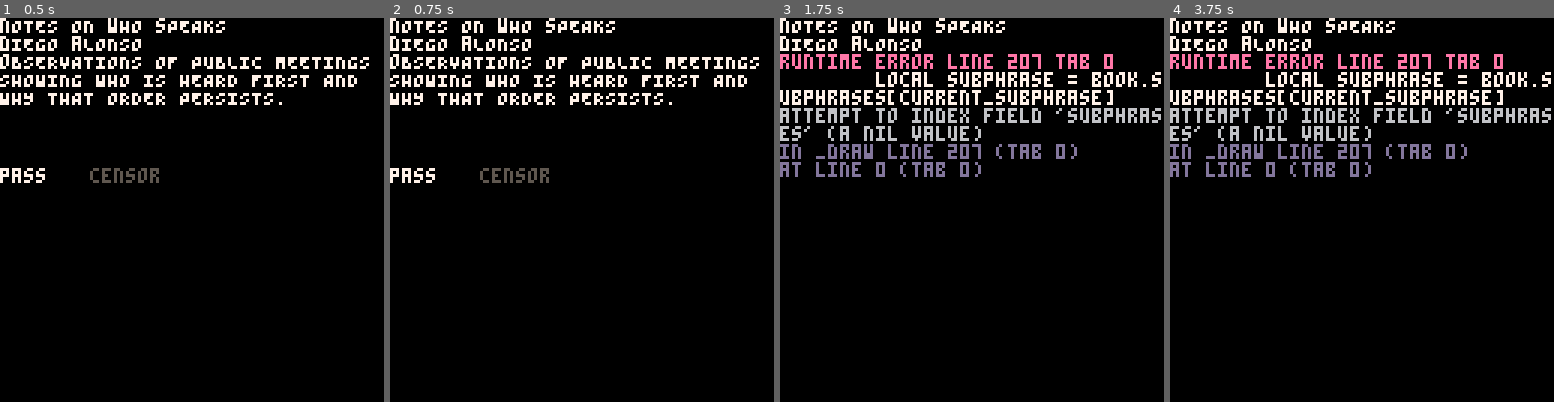
Above: before the commit, frames 1-4 (left to right).
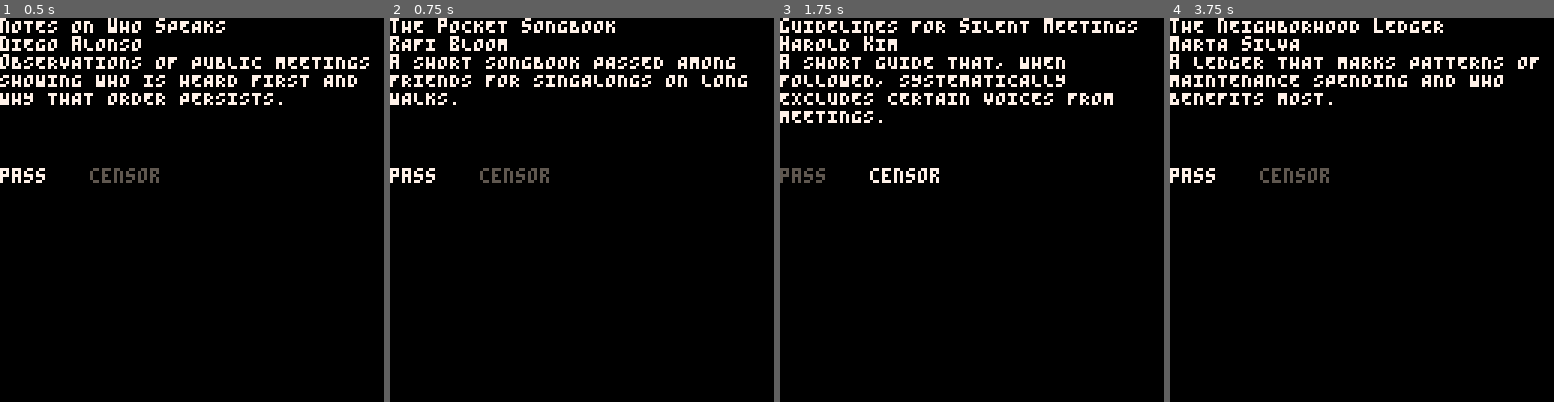
Above: after the commit, the same moments.

Repository: marco-vidali/dont_read_that_book
Game: PICO-8 cartridge dont_read_that_book.p8
The game is run twice, just before and just after one commit, with the same random seed, the same clock (stepped at 60 frames per second) and the same inputs.
Inputs:
- Up to frame 1 (0.5 s): no input
- Up to frame 2 (0.75 s): tap O (Z key) at 0.7 s
- Up to frame 3 (1.75 s): hold Right from 1.6 s (still down); tap O (Z key) at 1.7 s
- Up to frame 4 (3.75 s): release Right at 2.1 s; tap O (Z key) every 0.4 s from 2.1 to 3.7 s; hold Right 2.47-3.03 s; hold Left 3.08-3.58 s

Frame 1 is identical in both runs. In frame 2, 4.1% of the frame differs, in the area x 0-97%, y 0-23%; in frame 3, 11%, in the area x 0-100%, y 0-43%; in frame 4, 11%.
Error before the commit: runtime error line 207 tab 0; local subphrase = book.subphrases[current_subphrase]; attempt to index field 'subphrases' (a nil value)

Commit message:
Check if player is correct or not

Diff:
--- a/scripts/show_book.lua
+++ b/scripts/show_book.lua
@@ -1,8 +1,6 @@
 function _init()
     book = rnd(books)
     choice = 1
-    mode = "choice"
-    current_subphrase = 1
 end
 
 function _update()
@@ -15,8 +13,22 @@
     end
 
     if btnp(4) then
-        if choice == 2 then
-            mode = "censoring"
+        if choice == 1 then
+            if not book.censored then
+                -- correct
+            else
+                -- wrong
+            end
+
+            book = rnd(books)
+        elseif choice == 2 then
+            if book.censored then
+                -- correct
+            else
+                -- wrong
+            end
+
+            book = rnd(books)
         end
     end
 end
@@ -27,24 +39,7 @@
     print(book.title, 7)
     print(book.author, 7)
 
-    -- choice mode
-    if mode == "choice" then
-        print_wrapped(book.synopsis, 0, 12, 7, 128)
-    end
-
-    -- censoring mode
-    if mode == "censoring" then
-        local subphrase = book.subphrases[current_subphrase]
-        local start = subphrase[1]
-        local _end = subphrase[2]
-        local words = split_words(book.synopsis)
-
-        print_wrapped(book.synopsis, 0, 12, 5, 128)
-        print_wrapped(
-            sub_words(split_words(book.synopsis), start, _end),
-            0, 12, 7, 128
-        )
-    end
+    print_wrapped(book.synopsis, 0, 12, 7, 128)
 
     if choice == 1 then
         print("pass", 0, 50, 7)
Not shown, changed: the sound effects (__sfx__) section of dont_read_that_book.p8
